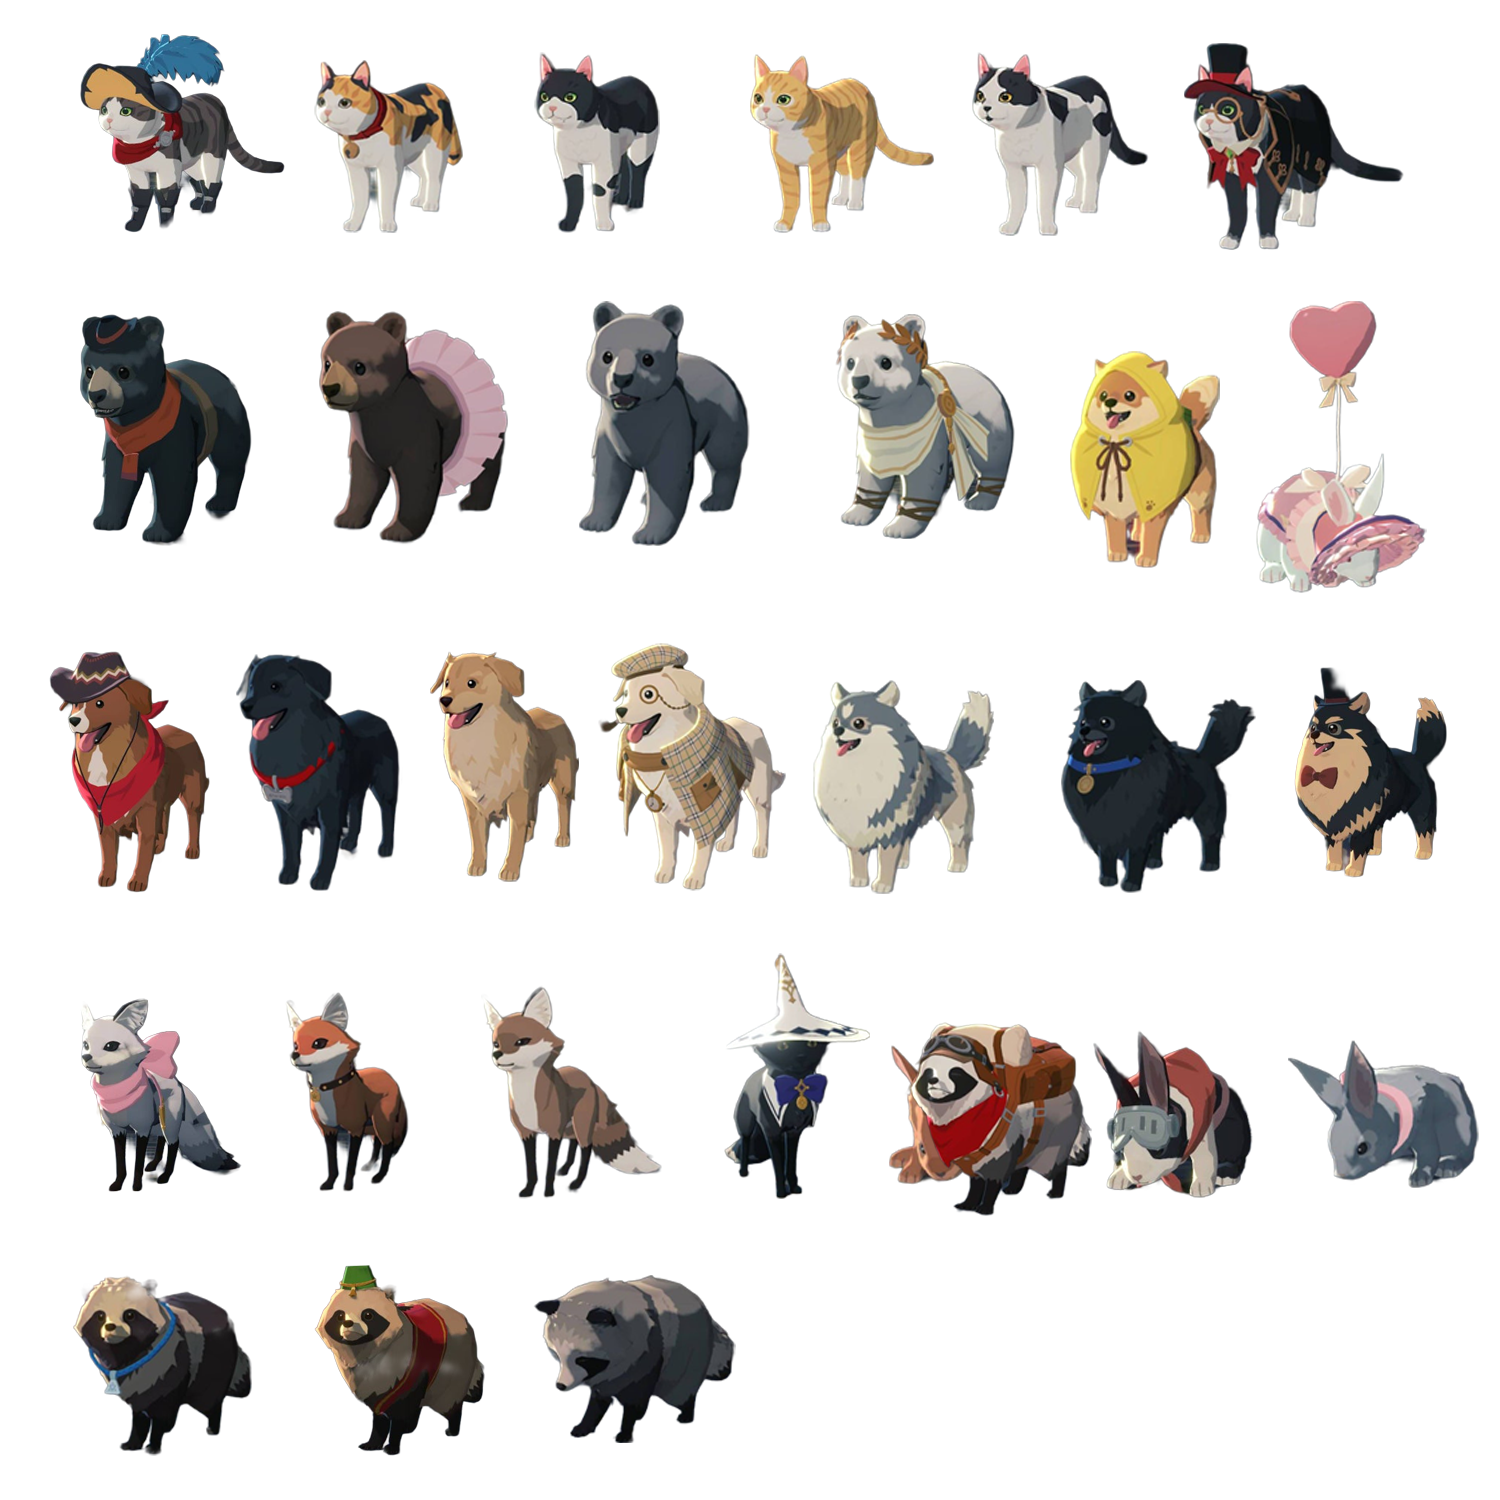
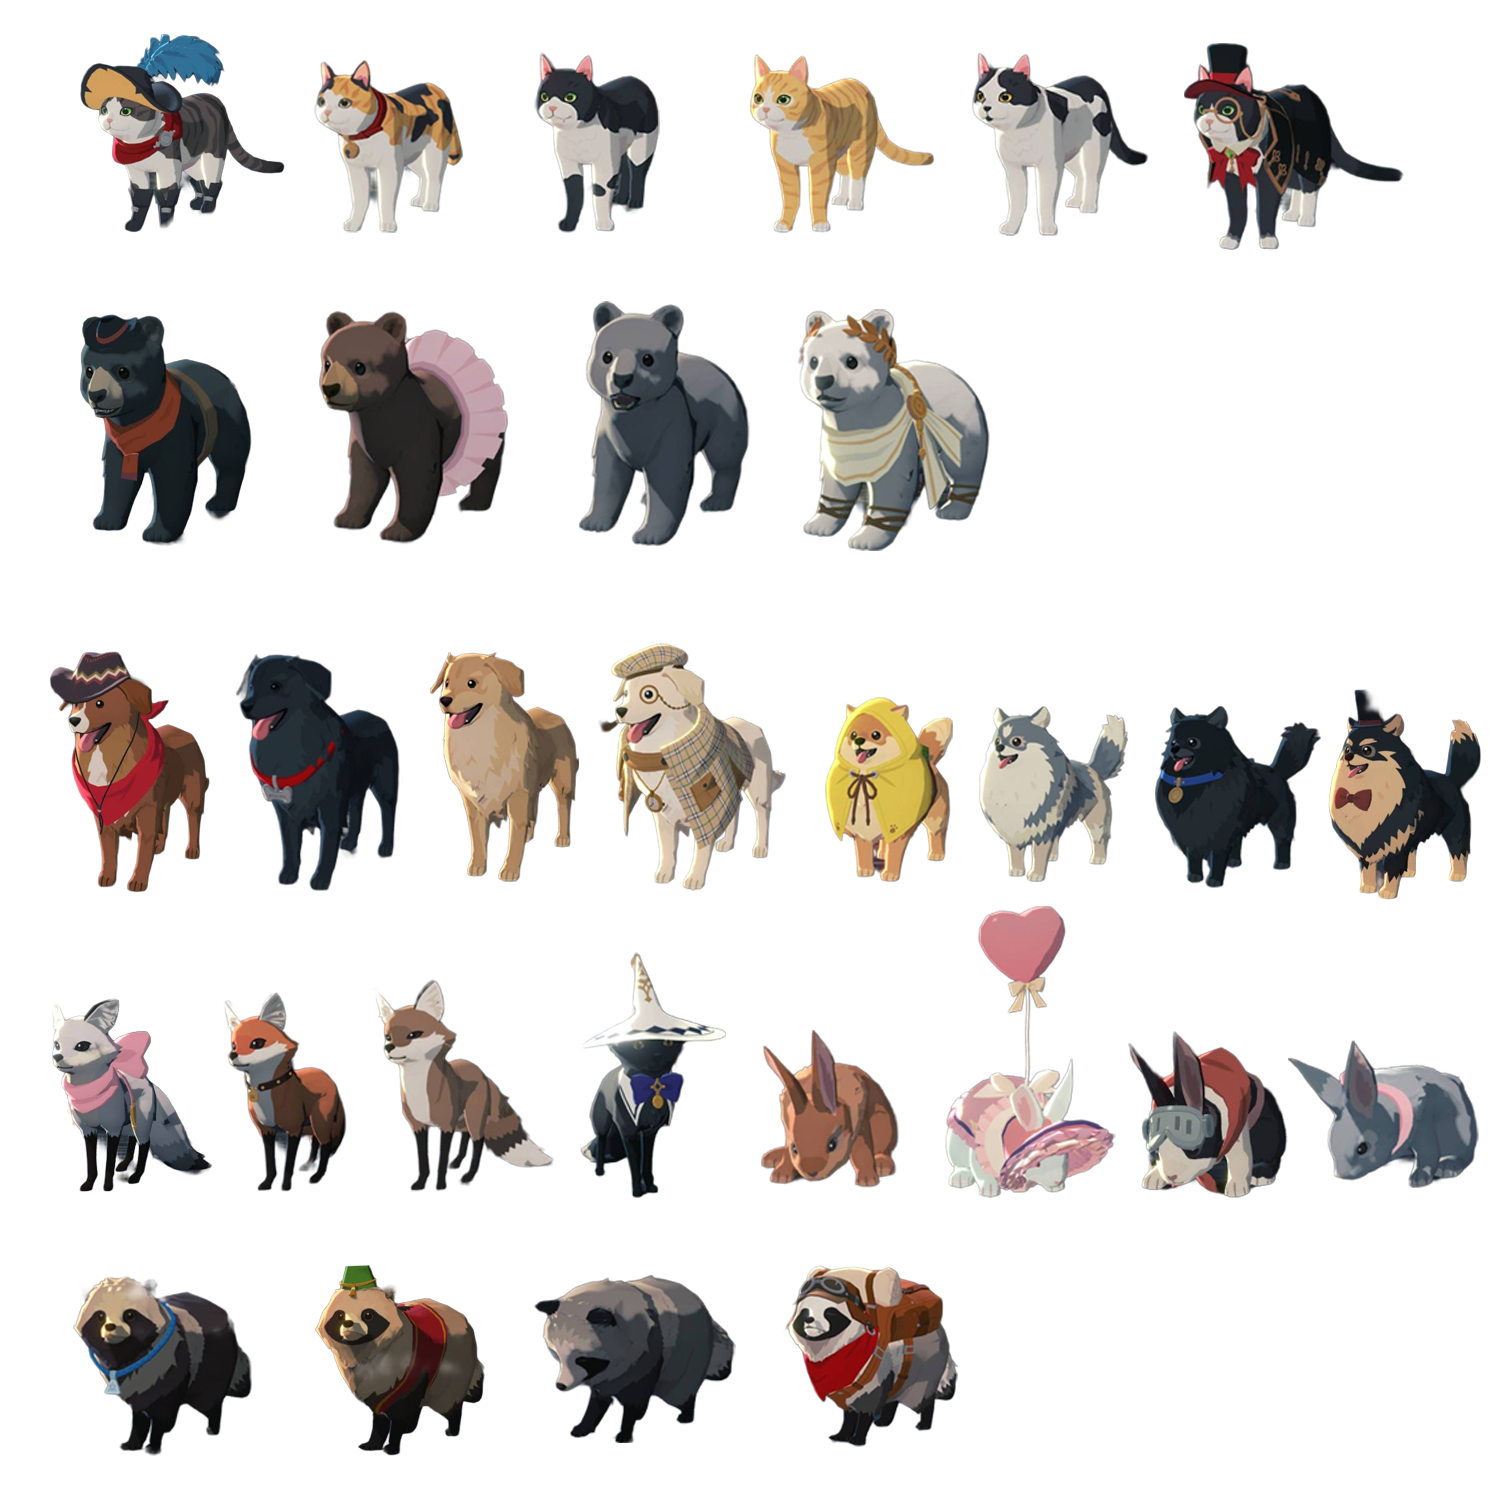
Revision of a layered 1500×1500 image; what changed, layer by layer:
painted on "Layer 29" over <box>52,301,1481,1447</box>
removed layer "Layer 30" over <box>1256,301,1427,593</box>
removed layer "Layer 31" over <box>904,1022,1092,1216</box>
removed layer "Layer 33" over <box>835,314,1015,539</box>
removed layer "Layer 34" over <box>724,953,870,1199</box>
removed layer "Layer 8" over <box>481,985,662,1199</box>
removed layer "Layer 9" over <box>813,680,994,894</box>
removed layer "Layer 10" over <box>889,1030,1027,1188</box>
removed layer "Layer 13" over <box>1093,1030,1253,1198</box>
removed layer "Layer 21" over <box>1061,680,1256,893</box>
removed layer "Layer 26" over <box>285,992,409,1192</box>
removed layer "Layer 15" over <box>80,998,242,1192</box>
removed layer "Layer 16" over <box>1294,667,1447,878</box>